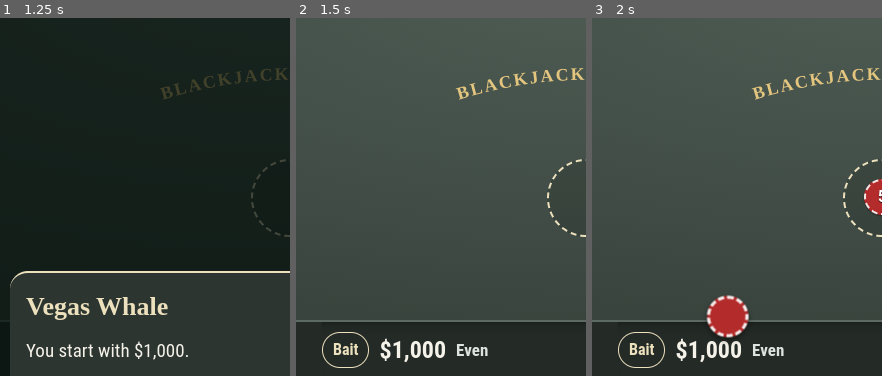
Above: before the commit, frames 1-3 (left to right).
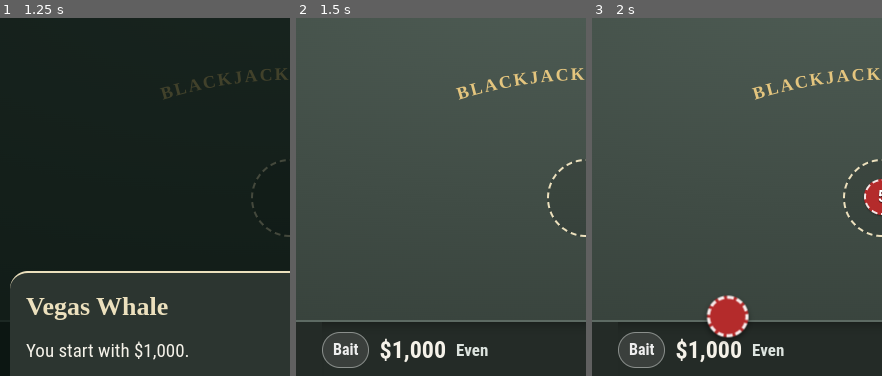
Above: after the commit, the same moments.

Repository: ahnnyc/Blackjack-
Game: browser game, page index.html
Two runs of this game, one before a commit and one after it. Both use one fixed random seed, a clock stepped at 60 frames per second and the inputs below.
Inputs (mouse positions are % of the whole screen's width and height, from its top left):
- Up to frame 1 (1.25 s): click (50, 42) at 0.27 s; click (50, 43) at 1.07 s
- Up to frame 2 (1.5 s): click "Sit down with $1,000" at 1.27 s
- Up to frame 3 (2 s): click (39, 41) at 1.67 s; click "5" at 1.87 s
The pictures show only the part of the screen within x 0-50%, y 33-83%; the shares and areas given below are measured in that part.

Frame 1 is identical in both runs. In frame 2, 0.3% of the frame differs, in the area x 8-26%, y 87-98%; in frame 3, 0.3%.

Commit message:
Prestige levels by fish size, each with its own badge color
Bait, Minnow, Barracuda, Swordfish, Marlin, Whale, Super Whale (same
prestige amounts). The badge beside the chips is colored per level, darker
to richer as you climb; Whale is gold and Super Whale is gold with a slow
glow. The name stays on the badge, and every color pair is 5.8:1 or better.

Co-Authored-By: Claude Opus 5.5 <noreply@anthropic.com>
Claude-Session: https://claude.ai/code/session_01Ni3H8SV282AXbcyQkGx1DY

Diff:
--- a/index.html
+++ b/index.html
@@ -64,6 +64,17 @@
 @media (max-width:599px){ #top{gap:4px} #top .topbtn, #top #countBtn{padding:0 7px;font-size:15px} }
 @media (max-width:359px){ #top{gap:3px} #top .topbtn, #top #countBtn{padding:0 5px;font-size:14px} }
 #levelBtn{flex:none;min-height:36px;padding:0 10px;border-radius:18px;border:1.5px solid var(--gold);background:transparent;color:var(--gold);font-size:16px;font-weight:700;white-space:nowrap}
+/* each prestige level has its own badge color, getting richer as you climb (the name always says the level) */
+#levelBtn.lv0{background:#3a3f3c;color:#eeeeee;border-color:#8a8f8c}
+#levelBtn.lv1{background:#a9c0d2;color:#0e1d29;border-color:#d8e6f0}
+#levelBtn.lv2{background:#1f7346;color:#ffffff;border-color:#5fd08f}
+#levelBtn.lv3{background:#1d58a3;color:#ffffff;border-color:#7fb1f0}
+#levelBtn.lv4{background:#5e2f94;color:#ffffff;border-color:#c49af0}
+#levelBtn.lv5{background:#e4c57e;color:#22180c;border-color:#fff1c9;box-shadow:0 0 10px rgba(228,197,126,.45)}
+#levelBtn.lv6{background:linear-gradient(135deg,#fff1c9,#e4c57e 45%,#c9a347);color:#22180c;border:2px solid #fff6dc;box-shadow:0 0 14px rgba(255,220,140,.75), 0 0 2px #fff;letter-spacing:.03em}
+#levelBtn.lv6{animation:swGlow 2.4s ease-in-out infinite}
+@keyframes swGlow{50%{box-shadow:0 0 24px rgba(255,220,140,1), 0 0 3px #fff}}
+body.still #levelBtn.lv6{animation:none}
 #plTag{font-size:17px;font-weight:700;white-space:nowrap;color:var(--muted)}
 #plTag.up{color:var(--good)} #plTag.down{color:var(--bad)}
 #bank .lbl{font-size:16px;color:var(--muted);letter-spacing:.06em;text-transform:uppercase}
@@ -491,11 +502,11 @@
 const HOST_CHANCE = 1 / 25, HOST_GAP = 10;
 // Prestige levels, named so the player knows where they stand.
 const LEVELS = [
-  { name:'Bait',        at:0 },
-  { name:'Minnow',      at:1000 },      // meals comped
-  { name:'Guppy',       at:5000 },
-  { name:'Tuna',        at:10000 },     // meals and the room comped
-  { name:'Dolphin',     at:25000 },
+  { name:'Bait',        at:0 },          // smallest to biggest
+  { name:'Minnow',      at:1000 },       // meals comped
+  { name:'Barracuda',   at:5000 },
+  { name:'Swordfish',   at:10000 },      // meals and the room comped
+  { name:'Marlin',      at:25000 },
   { name:'Whale',       at:100000 },
   { name:'Super Whale', at:1000000 },
 ];
@@ -1273,7 +1284,7 @@
 }
 function render(){
   applyMotion();
-  $('levelBtn').textContent = LEVELS[levelOf(prestige())].name;
+  { const li = levelOf(prestige()); $('levelBtn').textContent = LEVELS[li].name; $('levelBtn').className = 'lv' + li; }
   checkLevel();
   const root = document.documentElement; for (let i = 0; i < 4; i++) root.classList.toggle('t' + i, i === tableNo());
   if (S.round && !R) R = S.round;
--- a/sw.js
+++ b/sw.js
@@ -2,7 +2,7 @@
 // The game page itself is fetched fresh whenever the phone is online, so an update shows
 // on the very next open; the saved copy is used only when offline or the network is slow.
 // Change VERSION whenever index.html changes.
-const VERSION = 'bj-2026-11-26.36';
+const VERSION = 'bj-2026-11-26.37';
 const CORE = ['./', 'index.html', 'manifest.webmanifest', 'icon-180.png', 'icon-192.png', 'icon-512.png'];
 const PAGE_WAIT_MS = 3000;   // how long to wait for the network before using the saved copy
 
--- a/tools/game.html
+++ b/tools/game.html
@@ -49,6 +49,17 @@
 @media (max-width:599px){ #top{gap:4px} #top .topbtn, #top #countBtn{padding:0 7px;font-size:15px} }
 @media (max-width:359px){ #top{gap:3px} #top .topbtn, #top #countBtn{padding:0 5px;font-size:14px} }
 #levelBtn{flex:none;min-height:36px;padding:0 10px;border-radius:18px;border:1.5px solid var(--gold);background:transparent;color:var(--gold);font-size:16px;font-weight:700;white-space:nowrap}
+/* each prestige level has its own badge color, getting richer as you climb (the name always says the level) */
+#levelBtn.lv0{background:#3a3f3c;color:#eeeeee;border-color:#8a8f8c}
+#levelBtn.lv1{background:#a9c0d2;color:#0e1d29;border-color:#d8e6f0}
+#levelBtn.lv2{background:#1f7346;color:#ffffff;border-color:#5fd08f}
+#levelBtn.lv3{background:#1d58a3;color:#ffffff;border-color:#7fb1f0}
+#levelBtn.lv4{background:#5e2f94;color:#ffffff;border-color:#c49af0}
+#levelBtn.lv5{background:#e4c57e;color:#22180c;border-color:#fff1c9;box-shadow:0 0 10px rgba(228,197,126,.45)}
+#levelBtn.lv6{background:linear-gradient(135deg,#fff1c9,#e4c57e 45%,#c9a347);color:#22180c;border:2px solid #fff6dc;box-shadow:0 0 14px rgba(255,220,140,.75), 0 0 2px #fff;letter-spacing:.03em}
+#levelBtn.lv6{animation:swGlow 2.4s ease-in-out infinite}
+@keyframes swGlow{50%{box-shadow:0 0 24px rgba(255,220,140,1), 0 0 3px #fff}}
+body.still #levelBtn.lv6{animation:none}
 #plTag{font-size:17px;font-weight:700;white-space:nowrap;color:var(--muted)}
 #plTag.up{color:var(--good)} #plTag.down{color:var(--bad)}
 #bank .lbl{font-size:16px;color:var(--muted);letter-spacing:.06em;text-transform:uppercase}
@@ -475,11 +486,11 @@
 const HOST_CHANCE = 1 / 25, HOST_GAP = 10;
 // Prestige levels, named so the player knows where they stand.
 const LEVELS = [
-  { name:'Bait',        at:0 },
-  { name:'Minnow',      at:1000 },      // meals comped
-  { name:'Guppy',       at:5000 },
-  { name:'Tuna',        at:10000 },     // meals and the room comped
-  { name:'Dolphin',     at:25000 },
+  { name:'Bait',        at:0 },          // smallest to biggest
+  { name:'Minnow',      at:1000 },       // meals comped
+  { name:'Barracuda',   at:5000 },
+  { name:'Swordfish',   at:10000 },      // meals and the room comped
+  { name:'Marlin',      at:25000 },
   { name:'Whale',       at:100000 },
   { name:'Super Whale', at:1000000 },
 ];
@@ -1257,7 +1268,7 @@
 }
 function render(){
   applyMotion();
-  $('levelBtn').textContent = LEVELS[levelOf(prestige())].name;
+  { const li = levelOf(prestige()); $('levelBtn').textContent = LEVELS[li].name; $('levelBtn').className = 'lv' + li; }
   checkLevel();
   const root = document.documentElement; for (let i = 0; i < 4; i++) root.classList.toggle('t' + i, i === tableNo());
   if (S.round && !R) R = S.round;
